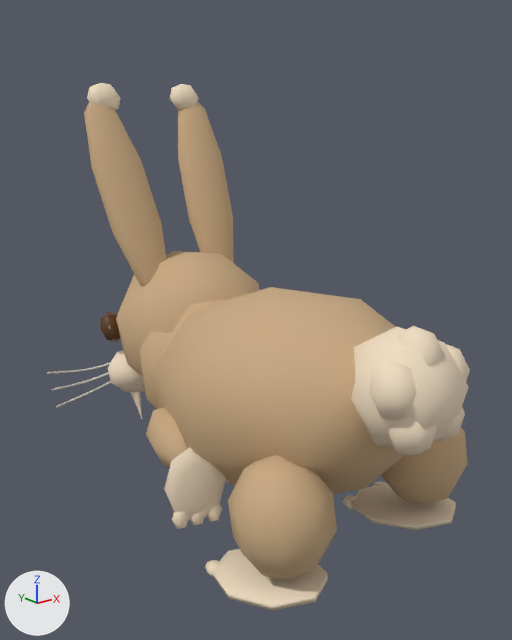
Two versions of the glTF model public/models/rabbit-low.glb, one commit apart.
One viewpoint serves both versions: a camera (50 mm lens) standing at (-1.486, -1.686, 1.479) and looking at (-0.03, 0.134, 0.751). The axes (+X, +Y, +Z) are drawn at lower left. The lights are the same throughout. The older version comes first. Both versions are drawn at frame 6 of the action 'swipe'; the numbers are the values there.

The first picture shows 'Body', 'EarOuter-1', 'EarOuter1', 'Muzzle', 'PawBLFoot', 'PawBLLimb', 'PawBRFoot', 'PawBRLimb', 'PawFLFoot', 'PawFLLimb', 'Skull', 'TailPuff' and 5 more.
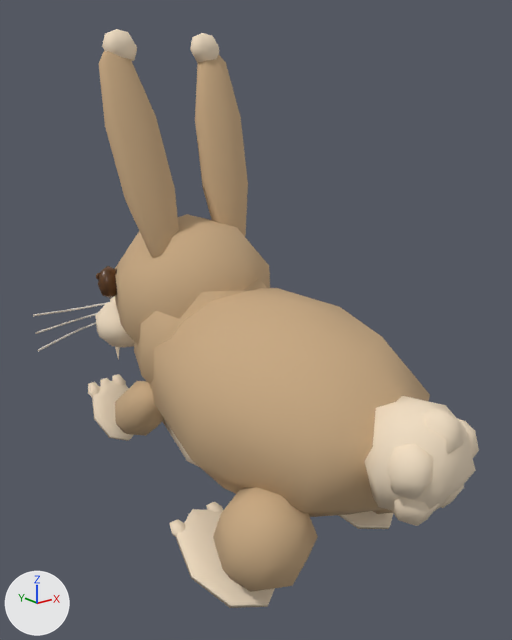
Not drawn themselves, but carrying or shaping drawn objects: ob_visual, ob_head, ob_earl, ob_earr, ob_pawfl, ob_pawbl, ob_pawbr.

Changed parts and their boxes [x1, y1, x2, y2] in the pictures (512 x 640 px):
'Body', moved, turned: before [139, 287, 404, 494]; after [134, 279, 430, 517]
'TailPuff', moved, turned: before [351, 326, 470, 456]; after [365, 396, 479, 526]
'EarOuter-1', moved, turned: before [84, 102, 166, 286]; after [99, 50, 179, 258]
'PawBLLimb', moved, turned: before [228, 455, 337, 580]; after [213, 487, 318, 592]
'Skull', moved, turned: before [116, 251, 260, 376]; after [115, 214, 270, 345]
'EarOuter1', moved, turned: before [178, 102, 234, 263]; after [195, 54, 248, 236]
'PawBLFoot', moved, turned: before [205, 549, 328, 611]; after [169, 502, 275, 608]
'PawFLFoot', moved, turned: before [164, 447, 226, 529]; after [88, 374, 134, 441]
'PawBRLimb', moved, turned (mostly hidden afterwards): before [381, 428, 468, 504]; after [373, 509, 393, 514]
'PawBRFoot', moved, turned: before [342, 481, 456, 530]; after [338, 511, 393, 529]
'PawFLLimb', moved, turned: before [146, 408, 188, 467]; after [115, 381, 164, 436]
'Muzzle', moved, turned: before [108, 350, 145, 392]; after [95, 296, 134, 347]
'EarTip-1', moved, turned: before [87, 83, 121, 110]; after [102, 29, 137, 61]
'EarTip1', moved, turned: before [170, 84, 199, 110]; after [190, 33, 219, 63]
'Iris', moved, turned: before [100, 311, 120, 342]; after [96, 266, 117, 298]
'Whisker-1_0', moved, turned: before [47, 362, 111, 408]; after [33, 302, 108, 351]
'Belly', moved, turned (not visible before): after [162, 419, 199, 467]
'Fang', moved, turned (mostly hidden): before [131, 392, 142, 419]; after [115, 347, 120, 360]

The change, as a diff of the scene's bpy script:
```diff
--- a/public/models/rabbit-low.glb.py
+++ b/public/models/rabbit-low.glb.py
@@ ob_visual @@
 ob_visual = bpy.data.objects.new('Visual', None)
-ob_visual.parent = ob_rabbit
-ob_visual.location = (0.0, 0.0, 0.002)
-ob_visual.rotation_euler = (-0.2, 0.0, 0.0)  # degrees (-11, 0, 0)
+ob_visual.parent = ob_combatmotion
+ob_visual.location = (0.0, 0.0, 0.012)
@@ ob_head @@
 ob_head.location = (0.0, 0.45, 0.72)
-ob_head.rotation_euler = (-0.2, 0.0, 0.0)  # degrees (-11, 0, 0)
+ob_head.rotation_euler = (-0.195, 0.0, 0.0)  # degrees (-11, 0, 0)
@@ ob_earl @@
 ob_earl.location = (-0.18, -0.07, 0.18)
+ob_earl.rotation_euler = (-0.205, 0.0, 0.0)  # degrees (-12, 0, 0)
@@ ob_earr @@
 ob_earr.location = (0.18, -0.07, 0.18)
+ob_earr.rotation_euler = (-0.187, 0.0, 0.0)  # degrees (-11, 0, 0)
@@ ob_pawfl @@
 ob_pawfl.location = (-0.265, 0.3, 0.42)
-ob_pawfl.rotation_euler = (-1.407, 0.0503, -0.296)  # degrees (-81, 2.9, -17)
+ob_pawfl.rotation_euler = (0.776, -0.0663, -0.0737)  # degrees (44, -3.8, -4.2)
@@ ob_pawbl @@
 ob_pawbl.location = (-0.31, -0.38, 0.4)
+ob_pawbl.rotation_euler = (0.247, 0.0, 0.0)  # degrees (14, 0, 0)
@@ ob_pawbr @@
 ob_pawbr.location = (0.31, -0.38, 0.4)
+ob_pawbr.rotation_euler = (0.247, 0.0, 0.0)  # degrees (14, 0, 0)
@@ ob_combatmotion @@
+ob_combatmotion = bpy.data.objects.new('CombatMotion', None)
+ob_combatmotion.parent = ob_rabbit
+ob_combatmotion.location = (0.0, 0.182, -0.0218)
+ob_combatmotion.rotation_euler = (0.138, -0.00972, 0.0647)  # degrees (7.9, -0.6, 3.7)
```
